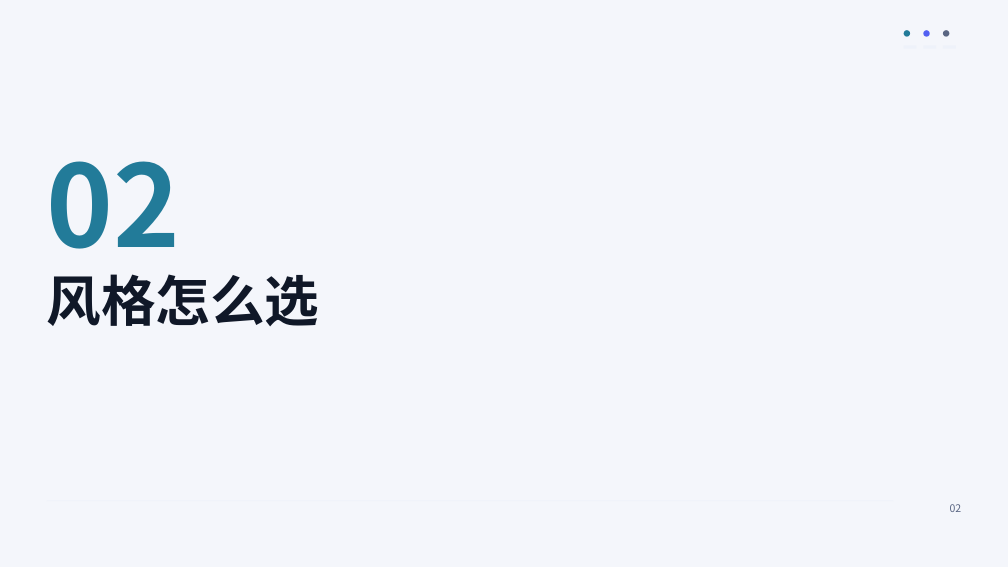
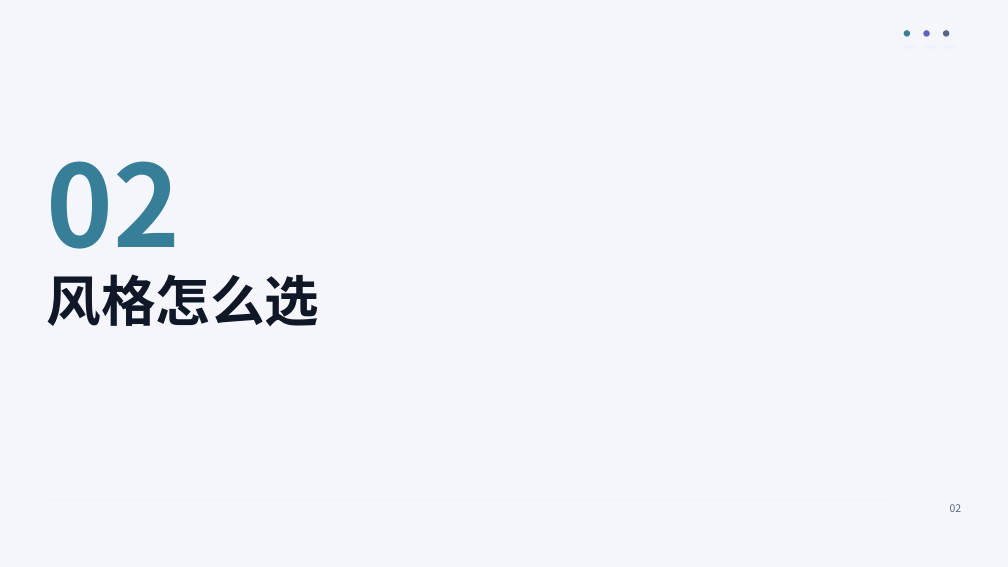
Before and after one commit to ThisZhouS/pptx, a slide deck: slide 5 of pptx-skill/examples/demo-科技.pptx. Drawn at 1008x567 pixels with LibreOffice and Linux fonts; fonts in the diff are those of the drawing. Boxes give left, top, right and bottom in pixels: in the first picture for what was removed or moved away, otherwise in the second. Text is boxed around its words. In the diff, an @@ line names an element or a change of style, - is before the commit and + after.

```diff
--- a/pptx-skill/examples/demo-科技.pptx
+++ b/pptx-skill/examples/demo-科技.pptx
@@ ellipse at <box>904,30,910,37</box>: fill #227B99 to #377F99 @@
@@ ellipse at <box>923,30,930,37</box>: fill #5260F2 to #5C62BF @@
@@ text "02" at <box>47,161,181,275</box>: text colour #227B99 to #377F99 @@
```
Also in this commit, not shown: 10 other slides changed, 8 other files.
